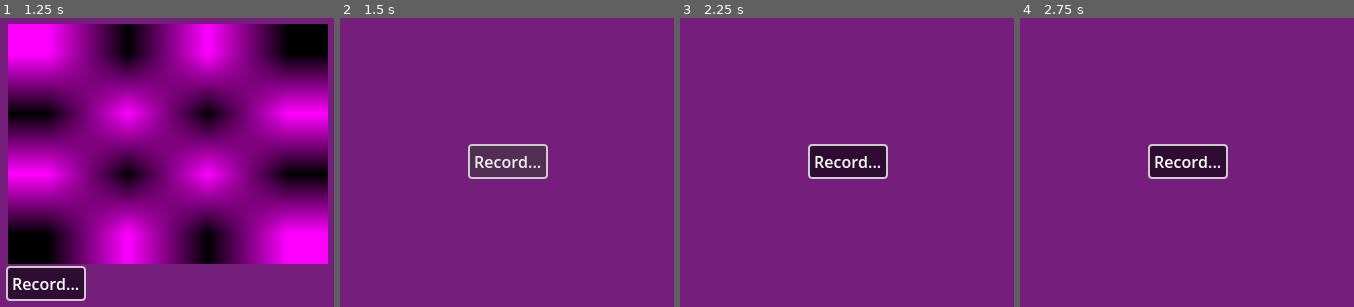
Above: before the commit, frames 1-4 (left to right).
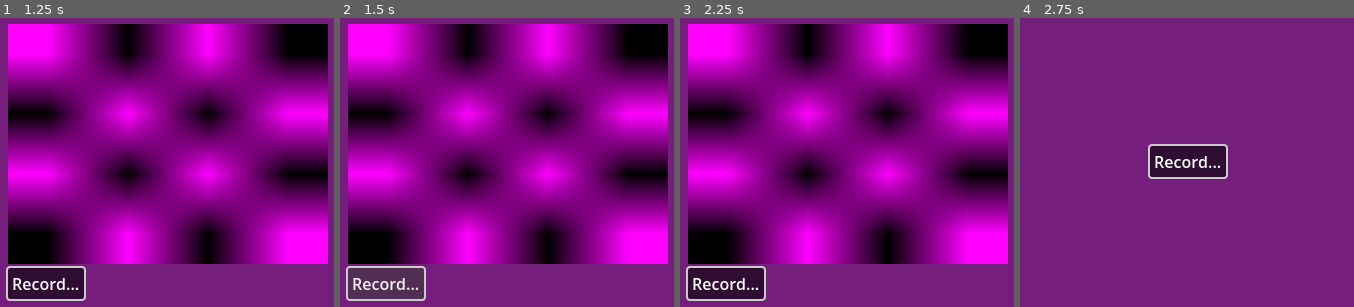
Above: after the commit, the same moments.

Repository: bezark/Monsters-Are-Attacking-the-City
Game: Godot game, scene res://SimpleRecorder.tscn
The game is run twice, just before and just after one commit, with the same random seed, the same clock (stepped at 60 frames per second) and the same inputs.
Inputs:
- Up to frame 1 (1.25 s): click "Record..." at 0.5 s
- Up to frame 2 (1.5 s): click "Record..." at 1.25 s
- Up to frame 3 (2.25 s): click "Record..." at 2 s
- Up to frame 4 (2.75 s): no input

Frame 1 is identical in both runs. In frame 2, 82% of the frame differs, in the area x 1-99%, y 2-98%; in frame 3, 82%; in frame 4, nothing differs.
Error before the commit: Invalid assignment of property or key 'file' with value of type 'String' on a base object of type 'null instance'. (res://simple_recorder.gd:61)
Error after the commit: Invalid assignment of property or key 'file' with value of type 'String' on a base object of type 'null instance'. (res://simple_recorder.gd:62)

Commit message:
Update simple_recorder.gd

Diff:
--- a/monsters-attacking/simple_recorder.gd
+++ b/monsters-attacking/simple_recorder.gd
@@ -37,6 +37,7 @@
 
 		ffmpeg_pid = -1
 		print("Recording stopped")
+		play_video()
 
 func _exit_tree():
 	# Clean up if still recording
@@ -54,7 +55,7 @@
 		start_recording()
 	else:
 		stop_recording()
-		play_video()
+
 
 func play_video():
 	$CenterContainer/VBoxContainer/WebcamTexture.hide()
